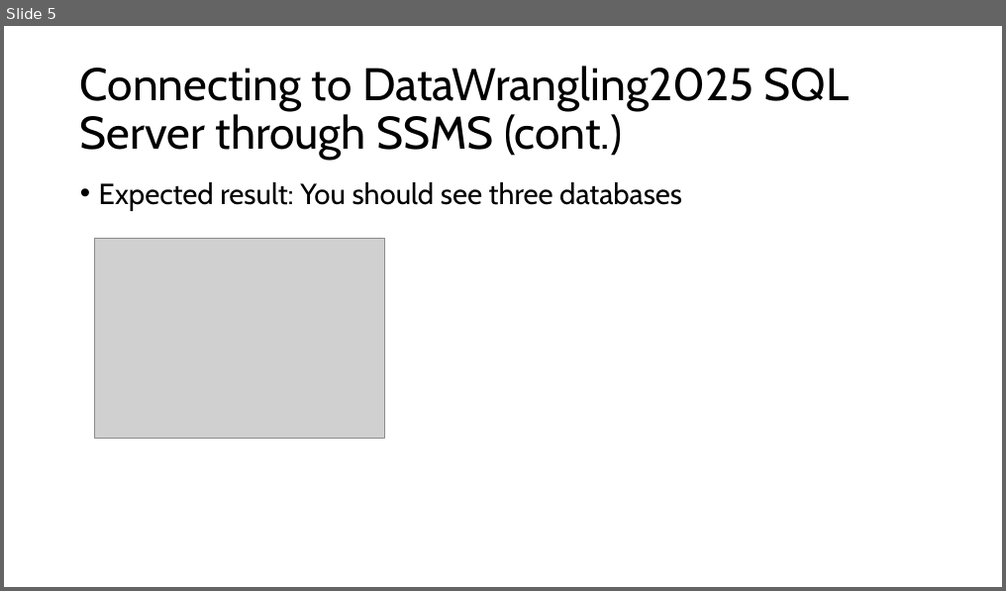
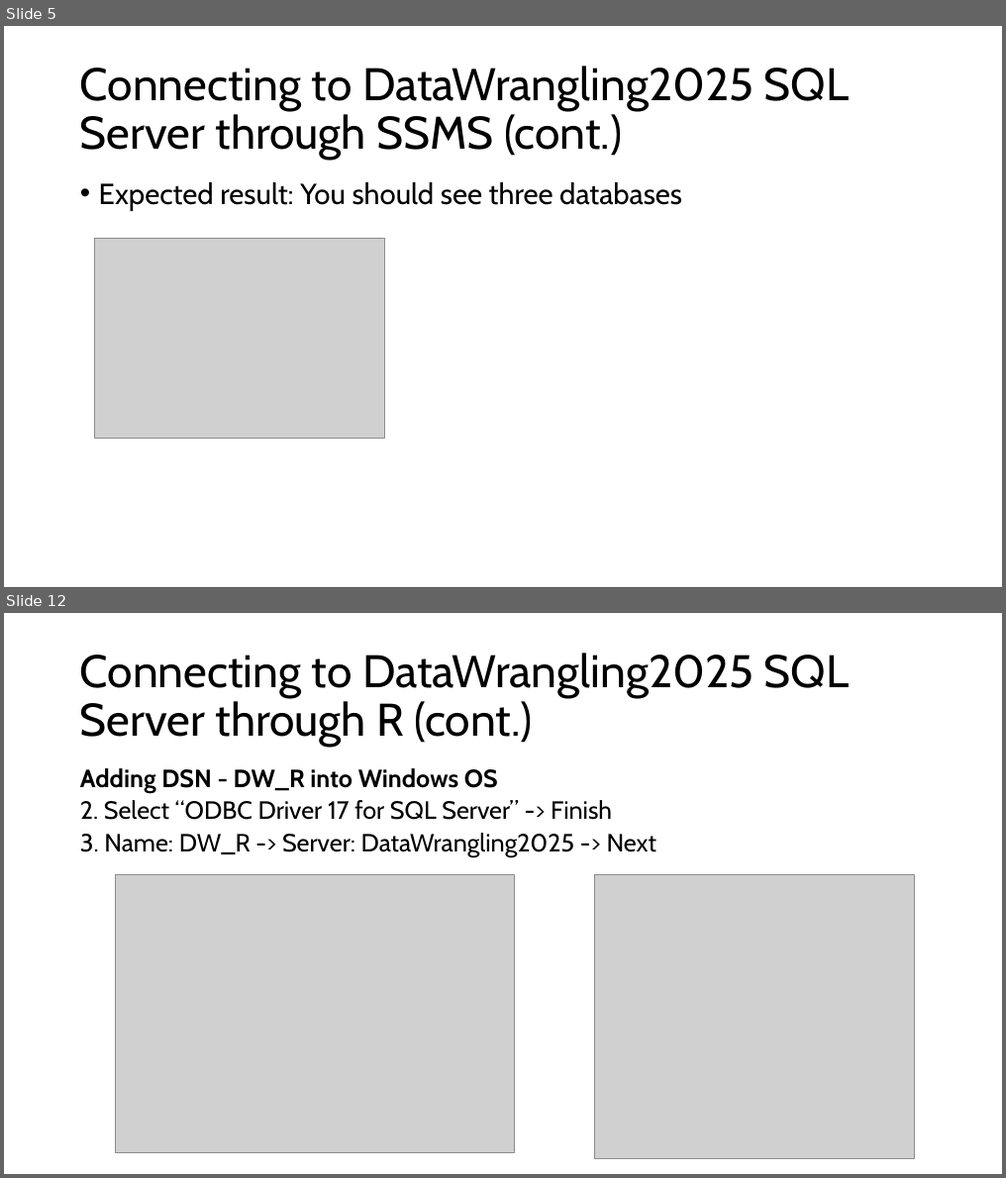
Before and after one commit to St-Jude-MS-ABDS/DataWrangling_R, a slide deck: testing/test_sql.pptx. Shown one above the other, each under a label of ours: slide 5 before the commit, slides 5 and 12 after it; the slides between them are not shown. The pictures are 1006x591 and 1006x1178 pixels, drawn with LibreOffice and Linux fonts; fonts in the diff are those of the drawing; grey boxes stand for pictures. Boxes give left, top, right and bottom in pixels: in the first picture for what was removed or moved away, otherwise in the second. Text is boxed around its words. In the diff, an @@ line names an element or a change of style, - is before the commit and + after.

```diff
--- a/testing/test_sql.pptx
+++ b/testing/test_sql.pptx
@@ slide 12 added at (4, 613, 1002, 1174), background #FFFFFF @@
@@ title added at (80, 653, 849, 747), 44 pt, text #000000 @@
+Connecting to DataWrangling2025 SQL Server through R (cont.)
@@ text added at (80, 768, 657, 858), 24 pt, text #000000 @@
+  Adding DSN - DW_R into Windows OS
+  2. Select “ODBC Driver 17 for SQL Server” -> Finish
+  3. Name: DW_R -> Server: DataWrangling2025 -> Next
@@ picture added at (116, 874, 515, 1153) @@
@@ picture added at (595, 874, 915, 1159) @@
```
Also in this commit, not shown: 7 slides changed, 7 other slides added.
